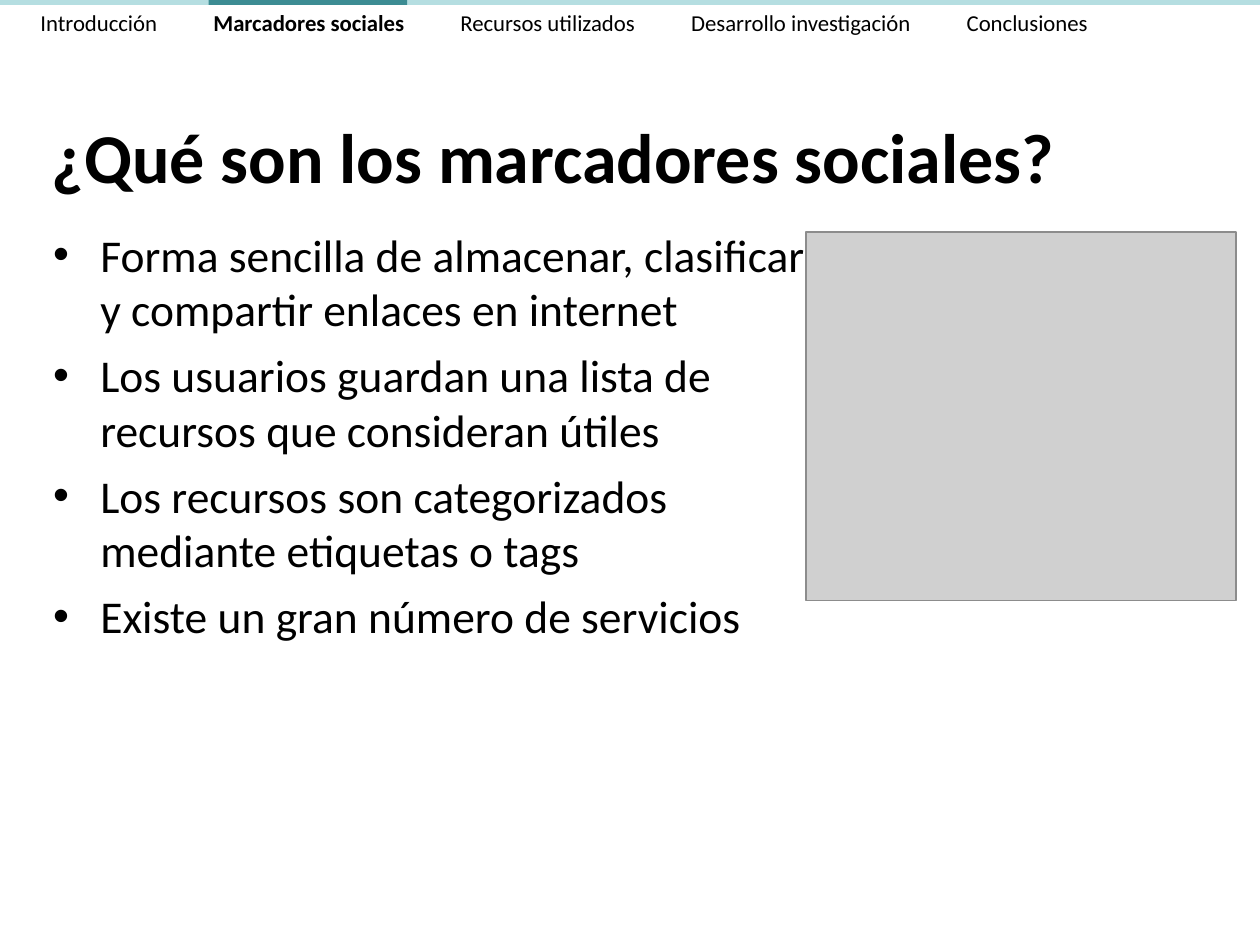
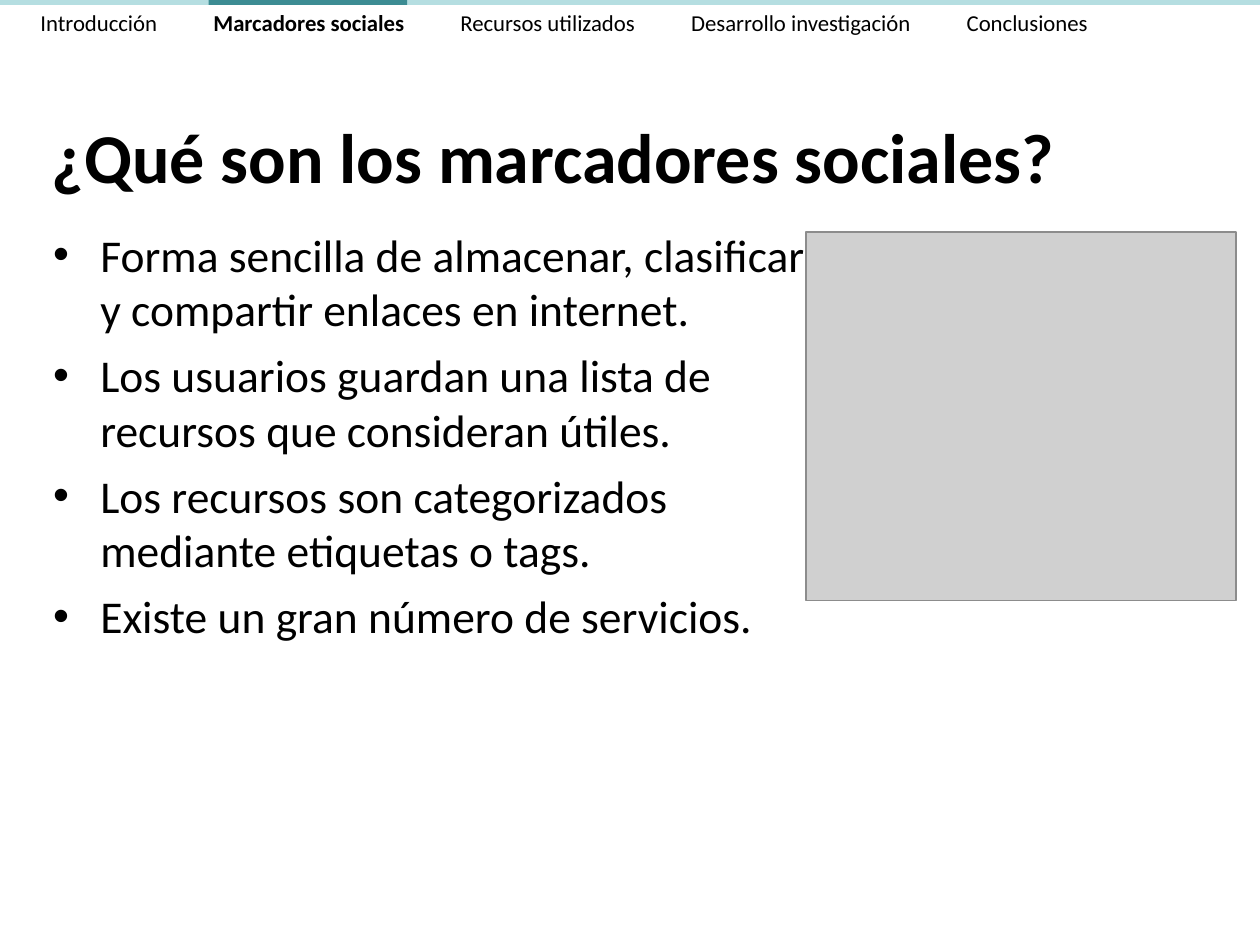
Before and after one commit to ak907kenai/nicotournetesis, a slide deck: slide 12 of docs_trunk/Presentación/Nicolás Tourné - Presentación Tesis (v2.3).ppt. Drawn at 1260x945 pixels with LibreOffice and Linux fonts; fonts in the diff are those of the drawing; grey boxes stand for pictures. Boxes give left, top, right and bottom in pixels: in the first picture for what was removed or moved away, otherwise in the second. Text is boxed around its words. In the diff, an @@ line names an element or a change of style, - is before the commit and + after.

```diff
--- a/docs_trunk/Presentación/Nicolás Tourné - Presentación Tesis (v2.3).ppt
+++ b/docs_trunk/Presentación/Nicolás Tourné - Presentación Tesis (v2.3).ppt
@@ text at [100, 240, 804, 641]: text changed @@
-• Forma sencilla de almacenar, clasificar
-  y compartir enlaces en internet
-• Los usuarios guardan una lista de
-  recursos que consideran útiles
-• Los recursos son categorizados
-  mediante etiquetas o tags
-• Existe un gran número de servicios
+• Forma sencilla de almacenar, clasificar
+  y compartir enlaces en internet.
+• Los usuarios guardan una lista de
+  recursos que consideran útiles.
+• Los recursos son categorizados
+  mediante etiquetas o tags.
+• Existe un gran número de servicios.
```
Also in this commit, not shown: 23 other slides changed, 11 slides removed, 1 other file.
